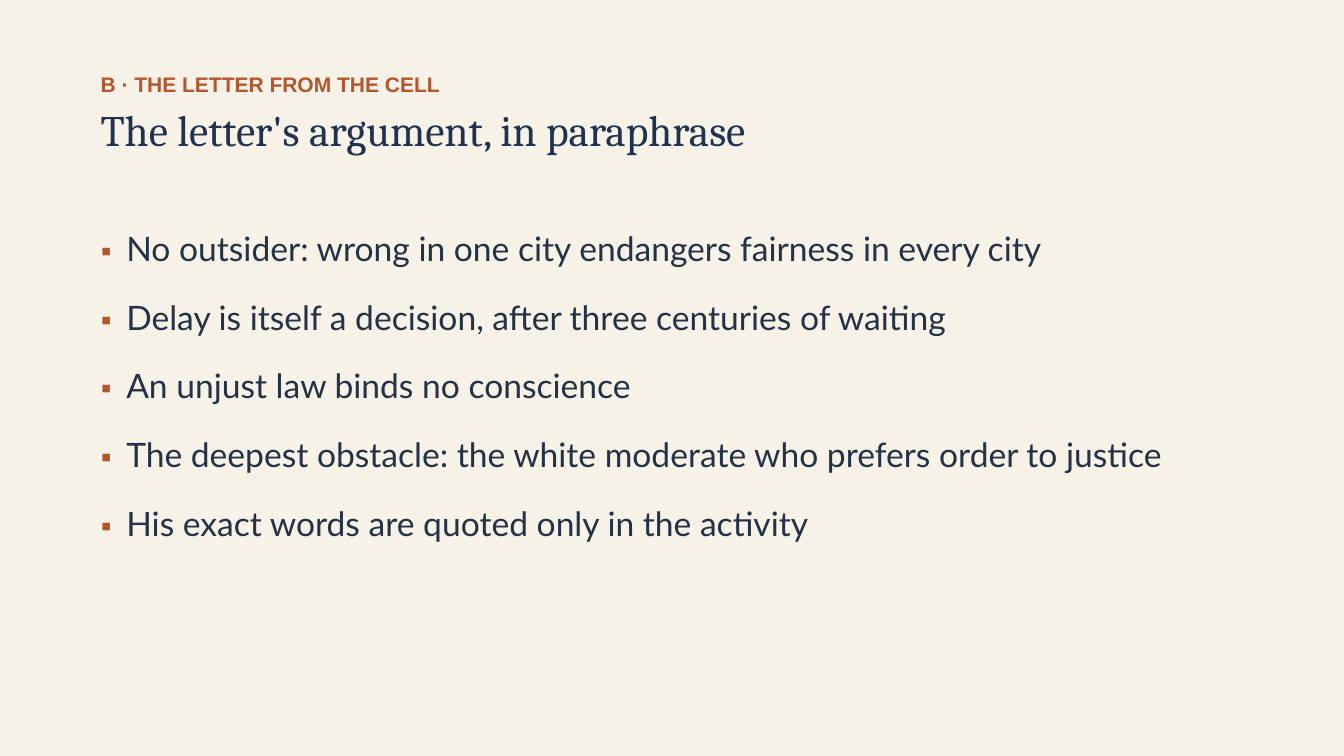
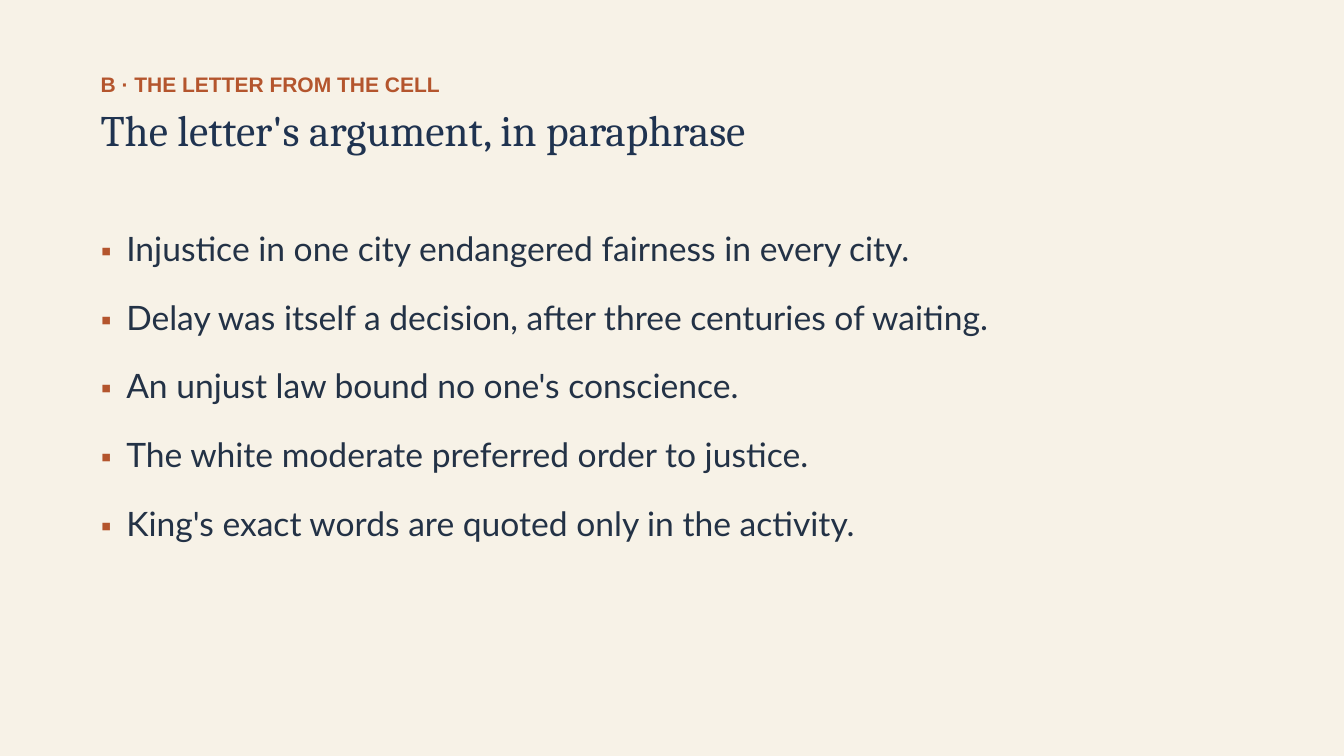
Before and after one commit to ab17gthb/humanities-curriculum-group, a slide deck: slide 7 of civil-rights/lesson-05/lesson-05-slides.pptx. Drawn at 1344x756 pixels with LibreOffice and Linux fonts; fonts in the diff are those of the drawing. Boxes give left, top, right and bottom in pixels: in the first picture for what was removed or moved away, otherwise in the second. Text is boxed around its words. In the diff, an @@ line names an element or a change of style, - is before the commit and + after.

```diff
--- a/civil-rights/lesson-05/lesson-05-slides.pptx
+++ b/civil-rights/lesson-05/lesson-05-slides.pptx
@@ text at <box>126,236,988,542</box>: text changed @@
-▪ No outsider: wrong in one city endangers fairness in every city
-▪ Delay is itself a decision, after three centuries of waiting
-▪ An unjust law binds no conscience
-▪ The deepest obstacle: the white moderate who prefers order to justice
-▪ His exact words are quoted only in the activity
+▪ Injustice in one city endangered fairness in every city.
+▪ Delay was itself a decision, after three centuries of waiting.
+▪ An unjust law bound no one's conscience.
+▪ The white moderate preferred order to justice.
+▪ King's exact words are quoted only in the activity.
```
Also in this commit, not shown: 9 other slides changed, 6 other files.
